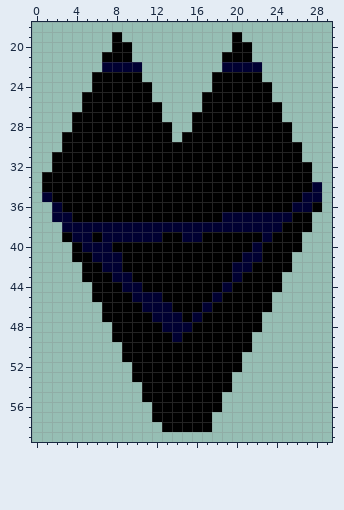
Edited in one commit: pixel-art sprite (src/maps/neuerraum3.gif). That is the earlier state.
The file is 30x60 pixels. Shown: x 0..29, y 18..59.
And afterwards:
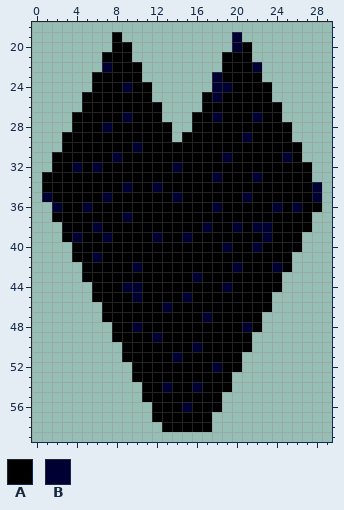
Palette (. is transparent): A #000000  B #000032
Edits made:
@@ x 0..29 @@
 18 ..............................
-19 ........A...........A.........
-20 ........AA..........AA........
+19 ........A...........B.........
+20 ........AA..........BA........
 21 .......AAA.........AAA........
-22 .......BBBB........BBBB.......
-23 ......AAAAA.......AAAAA.......
-24 ......AAAAAA......AAAAAA......
-25 .....AAAAAAA.....AAAAAAA......
+22 .......BAAA........AAAB.......
+23 ......AAAAA.......BAAAA.......
+24 ......AAABAA......BBAAAA......
+25 .....AAAAAAA.....ABAAAAA......
 26 .....AAAAAAAA....AAAAAAAA.....
-27 ....AAAAAAAAA...AAAAAAAAA.....
-28 ....AAAAAAAAAA..AAAAAAAAAA....
-29 ...AAAAAAAAAAA.AAAAAAAAAAA....
-30 ...AAAAAAAAAAAAAAAAAAAAAAAA...
-31 ..AAAAAAAAAAAAAAAAAAAAAAAAA...
-32 ..AAAAAAAAAAAAAAAAAAAAAAAAAA..
-33 .AAAAAAAAAAAAAAAAAAAAAAAAAAA..
-34 .AAAAAAAAAAAAAAAAAAAAAAAAAAAB.
-35 .BAAAAAAAAAAAAAAAAAAAAAAAAABB.
-36 ..BAAAAAAAAAAAAAAAAAAAAAAABBA.
-37 ..BBAAAAAAAAAAAAAAABBBBBBBAA..
-38 ...BBBBBBBBBBBBBBBBBBBBBBAAA..
-39 ...ABBABBBBBBAABBAAAAAABAAA...
-40 ....ABBBAAAAAAAAAAAAAABAAAA...
-41 ....AABBBAAAAAAAAAAAABBAAA....
-42 .....AABBAAAAAAAAAAABBAAAA....
-43 .....AAABBAAAAAAAAAABAAAA.....
+27 ....AAAAABAAA...AABAAABAA.....
+28 ....AAABAAAAAA..AAAAAAAAAA....
+29 ...AAAAAAAAAAA.AAAAAABAAAA....
+30 ...AAAAAAABAAAAAAAAAAAAAAAA...
+31 ..AAAAAABAAAAAAAAAABAAAAABA...
+32 ..AABABAAAAAAABAAAAAAAAAAAAA..
+33 .AAAAAAAAAAAAAAAAABAAABAAAAA..
+34 .AAAAAAAABAABAAAAAAAAAAAAAAAB.
+35 .BAAAAABAAAAAABAAAAAABAAAAAAB.
+36 ..BAABAAAAAAAAAAAABAAAAABABAA.
+37 ..AAAAAAABAAAAAAAAAAAAAAAAAA..
+38 ...AAABAAAAAAAAAABAABABBAAAA..
+39 ...ABAABAAAABAABAAAAAAABAAA...
+40 ....AAAAAAAAAAAAAAABAABAAAA...
+41 ....AABAAAAAAAAAAAAAAAAAAA....
+42 .....AAAAABAAAAAAAAABAAABA....
+43 .....AAAAAAAAAAABAAAAAAAA.....
 44 ......AAABBAAAAAAAABAAAAA.....
-45 ......AAAABBBAAAAABAAAAA......
-46 .......AAAABBBAAABAAAAAA......
-47 .......AAAAABBBABAAAAAA.......
-48 ........AAAAABBBAAAAAAA.......
-49 ........AAAAAABAAAAAAA........
-50 .........AAAAAAAAAAAAA........
-51 .........AAAAAAAAAAAA.........
-52 ..........AAAAAAAAAAA.........
+45 ......AAAABAAAABAAAAAAAA......
+46 .......AAAAAABAAAAAAAAAA......
+47 .......AAAAAAAAAABAAAAA.......
+48 ........AABAAAAAAAAAABA.......
+49 ........AAAABAAAAAAAAA........
+50 .........AAAAAAABAAAAA........
+51 .........AAAAABAAAAAA.........
+52 ..........AAAAAAAABAA.........
 53 ..........AAAAAAAAAA..........
-54 ...........AAAAAAAAA..........
+54 ...........AABAABAAA..........
 55 ...........AAAAAAAA...........
-56 ............AAAAAAA...........
+56 ............AAABAAA...........
 57 ............AAAAAA............
Changed places in both pictures, as pixel boxes (x1, y1, x2, y2):
changed: (52, 32, 312, 412)
